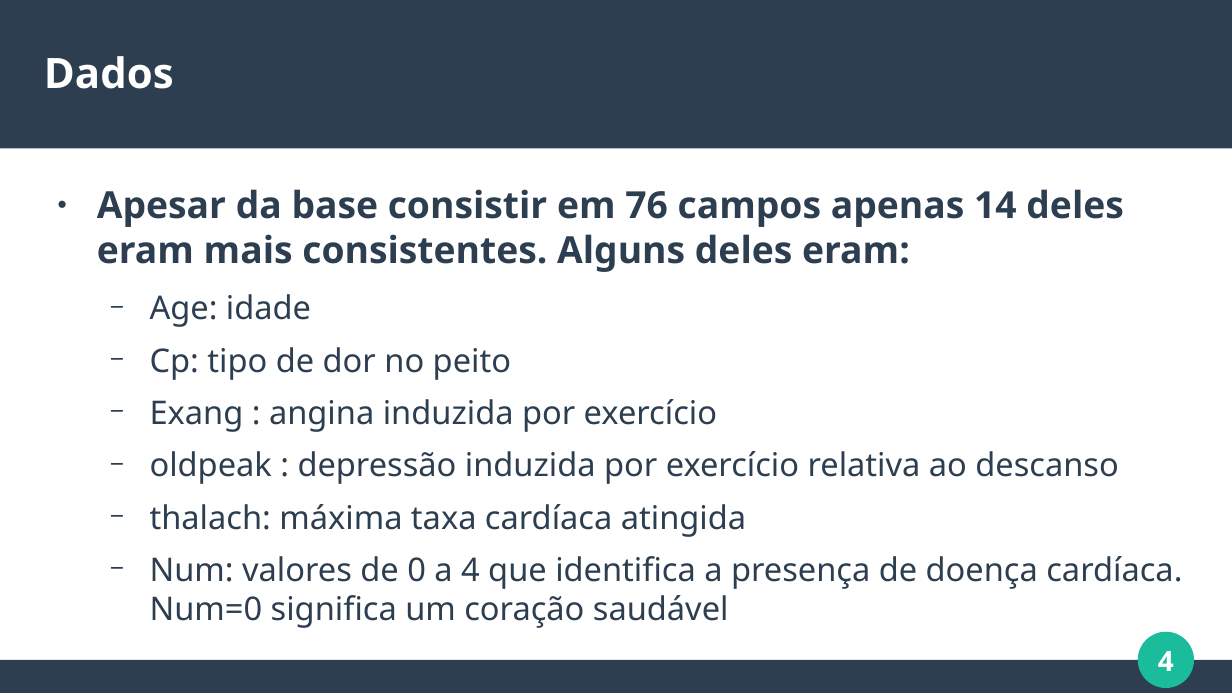
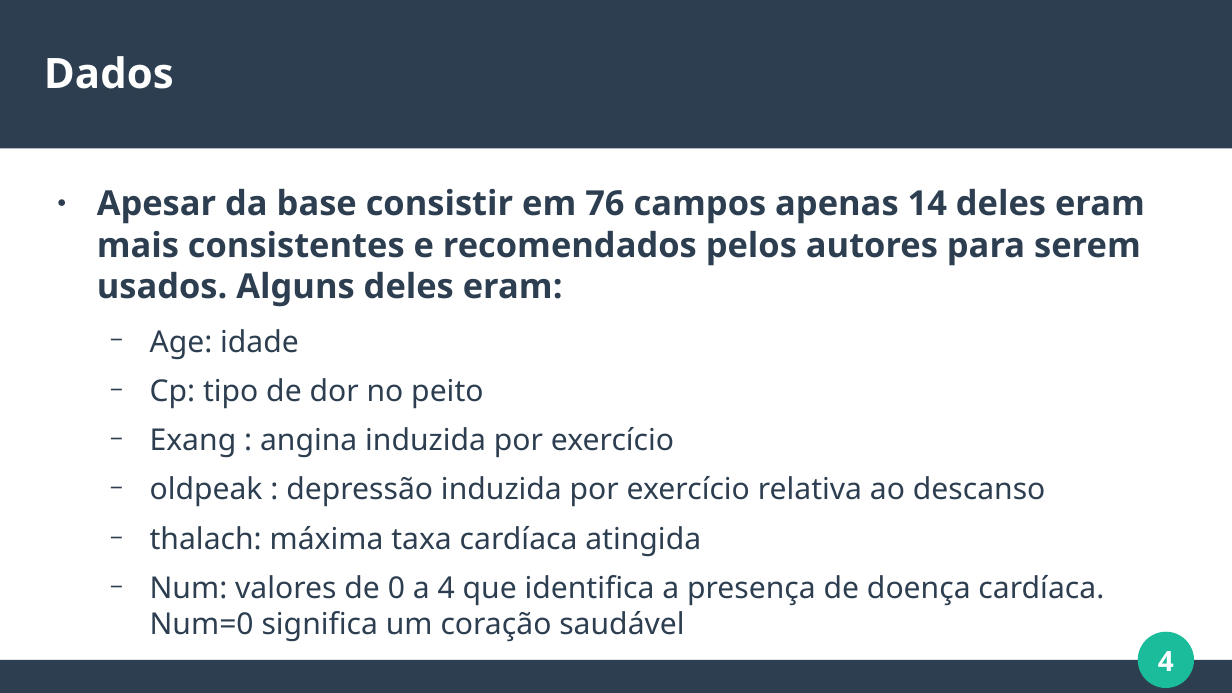
Before and after one commit to gabriel-ferreira-da-silva/Naive-Bayes-On-Heart-Diseases-Data, a slide deck: slide 4 of Slides estatistica.odp. Drawn at 1232x693 pixels with LibreOffice and Linux fonts; fonts in the diff are those of the drawing. Boxes give left, top, right and bottom in pixels: in the first picture for what was removed or moved away, otherwise in the second. Text is boxed around its words. In the diff, an @@ line names an element or a change of style, - is before the commit and + after.

```diff
--- a/Slides estatistica.odp
+++ b/Slides estatistica.odp
@@ text at box(97, 189, 1145, 307): text changed; size 24 to 22.2 pt @@
-● Apesar da base consistir em 76 campos apenas 14 deles eram mais consistentes. Alguns deles eram:
+● Apesar da base consistir em 76 campos apenas 14 deles eram mais consistentes e recomendados pelos autores para serem usados. Alguns deles eram:
@@ text at box(150, 329, 1104, 642): size 21 to 19.4 pt in "Age: idade", "Cp: tipo de dor no peito", "Exang : angina induzida por exercício", "oldpeak : depressão induzida por exercício relativa ..." and 2 more places @@
```
Also in this commit, not shown: 8 other slides changed, 1 slide added, 1 other file.
